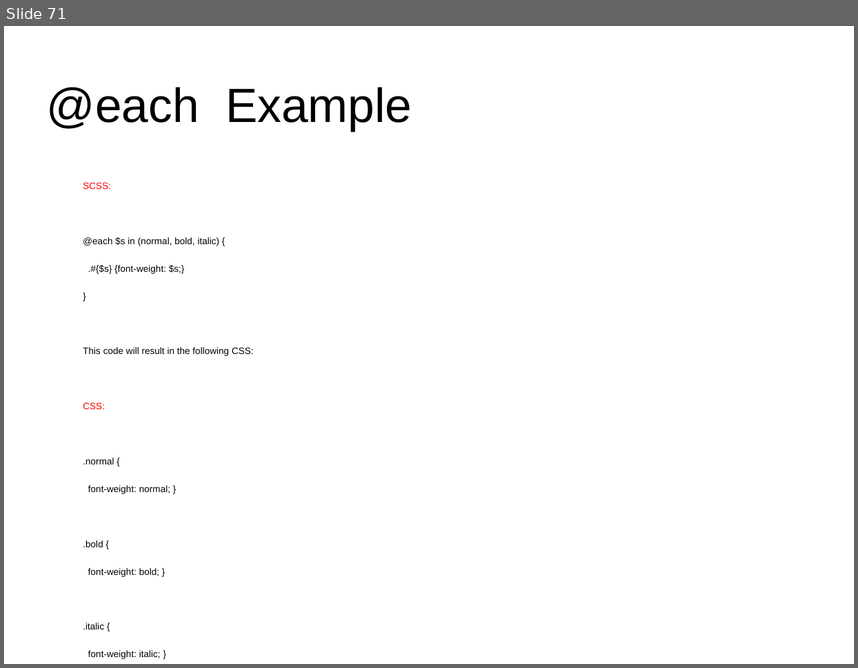
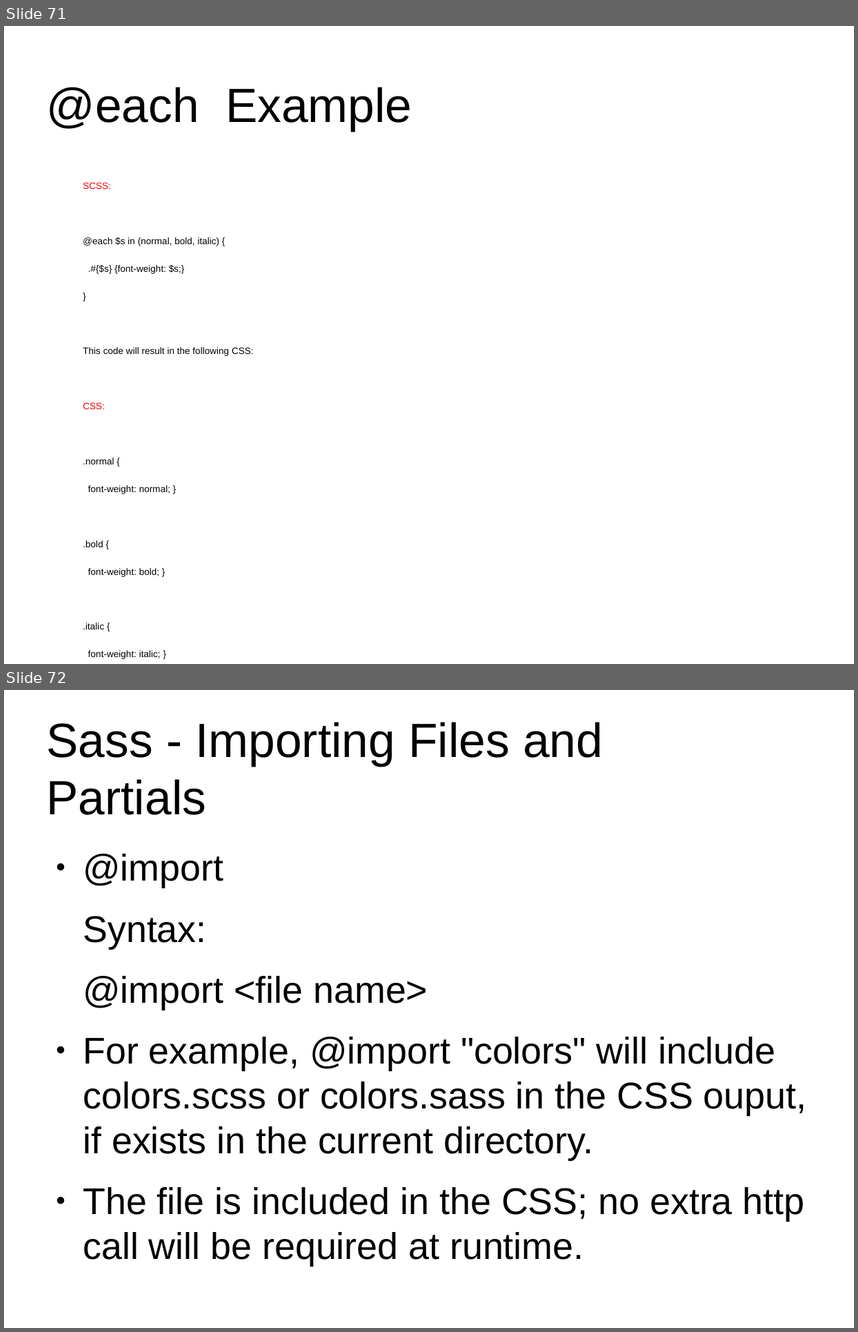
Before and after one commit to anumsh/SASS-Basics, a slide deck: SASS_basics.odp. Shown one above the other, each under a label of ours: slide 71 before the commit, slides 71 and 72 after it. The pictures are 858x668 and 858x1332 pixels, drawn with LibreOffice and Linux fonts; fonts in the diff are those of the drawing; background and template pictures are left out. Boxes give left, top, right and bottom in pixels: in the first picture for what was removed or moved away, otherwise in the second. Text is boxed around its words. In the diff, an @@ line names an element or a change of style, - is before the commit and + after.

Commit message:
feat:@import

```diff
--- a/SASS_basics.odp
+++ b/SASS_basics.odp
@@ slide 72 added at (4,690,854,1328), background #FFFFFF @@
@@ title added at (47,722,603,815), 44.8 pt, text #000000 @@
+Sass - Importing Files and Partials
@@ text added at (83,854,806,1265), 34.7 pt, text #000000 @@
+● @import
+Syntax:
+@import <file name>
+● For example, @import "colors" will include colors.scss or colors.sass in the CSS ouput, if exists in the current directory.
+● The file is included in the CSS; no extra http call will be required at runtime.
```
Also in this commit, not shown: 1 other slide added.
